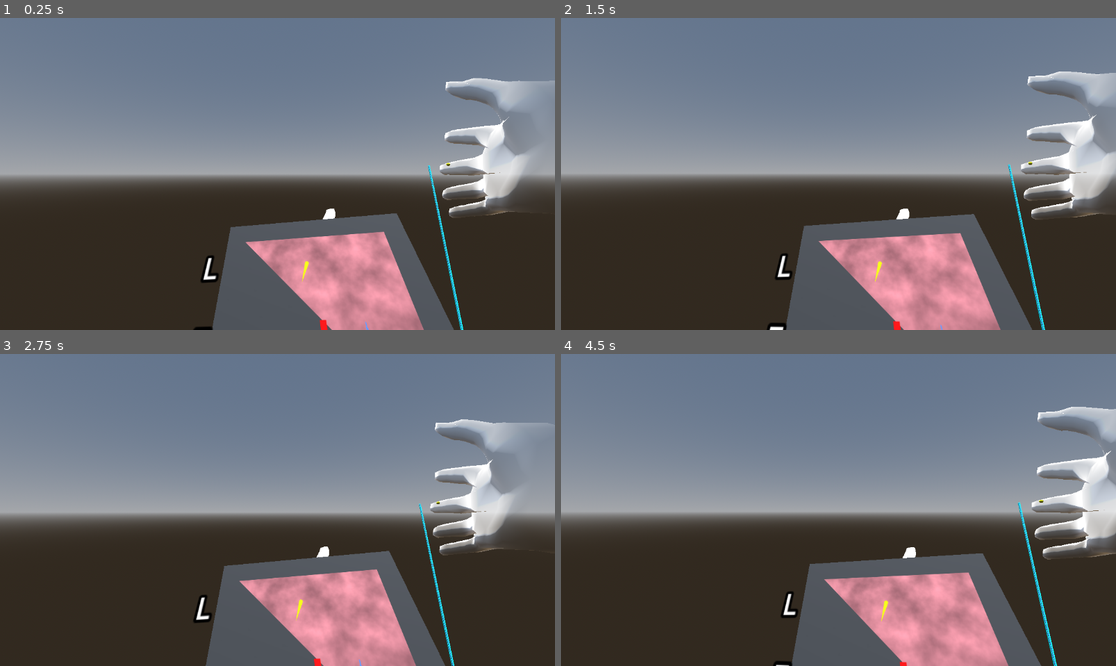
Above: before the commit, frames 1-4 (two rows, left to right).
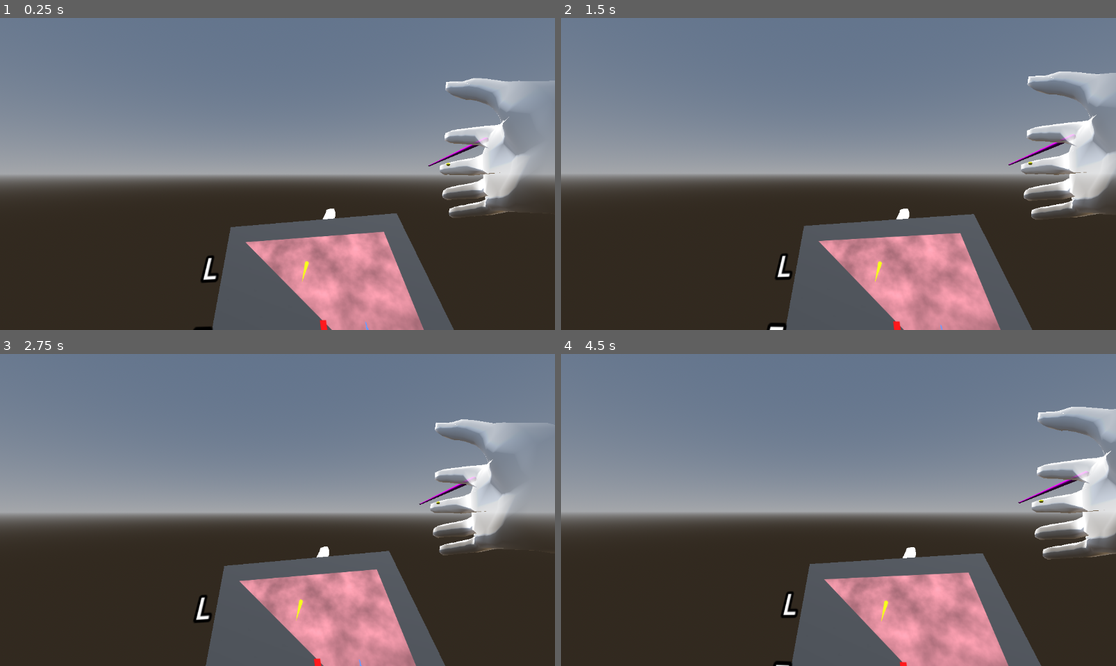
Above: after the commit, the same moments.

Repository: goatchurchprime/vrnailbar
Game: Godot game, scene res://main.tscn
Two runs of this game, one before a commit and one after it. Both use one fixed random seed, a clock stepped at 60 frames per second and the inputs below.
Inputs (mouse positions are in pixels of both pictures, inside the frame that each line leads up to):
- Up to frame 1 (0.25 s): no input
- Up to frame 2 (1.5 s): tap Enter at 0.5 s; move the mouse to (866, 174) at 0.52 s; hold W from 0.53 s (still down); tap P at 0.6 s; click (866, 174) at 0.67 s; tap Space at 1.25 s; move the mouse to (810, 174) at 1.27 s; tap 1 at 1.35 s
- Up to frame 3 (2.75 s): keep holding W; tap Enter at 2 s; move the mouse to (288, 503) at 2.02 s; tap 2 at 2.1 s
- Up to frame 4 (4.5 s): keep holding W; tap Space at 2.75, 4.25 s; move the mouse to (832, 516) at 2.77 s; tap 3 at 2.85 s; click (832, 516) at 2.92 s; tap Enter at 3.5 s; move the mouse to (877, 513) at 3.52 s; tap 4 at 3.6 s; move the mouse to (794, 506) at 4.27 s; tap 5 at 4.35 s

The runs differ from the first frame. In frame 1, 0.4% of the frame differs, in the area x 57-88%, y 38-100%; in frame 2, 0.4%; in frame 3, 0.4%; in frame 4, 0.4%, in the area x 82-96%, y 37-100%.
Error in both runs: Attempt to call function 'get_as_text' in base 'null instance' on a null instance. (res://addons/xr-autohandtracker/openxr_handdata.gd:68)

Commit message:
draw the brush tip onto the canvas as geometry

Diff:
--- a/brush.gd
+++ b/brush.gd
@@ -13,4 +13,19 @@
 	var brushtip = $BrushAngle/BrushActual.global_transform.origin
 	var brushtail = $BrushAngle/BrushActual.global_transform.origin + $BrushAngle/BrushActual.global_transform.basis.z*0.1
 	var planeinv = paintplane.global_transform.affine_inverse()
-	viewportbrush.brushpos(planeinv*brushtip, planeinv*brushtail)
+	var ppsca = paintplane.transform.basis.get_scale()
+
+	var bp0 = planeinv*brushtip
+	var bp1 = planeinv*brushtail
+	if bp0.z < 0 and bp1.z > 0:
+		var lam = inverse_lerp(bp0.z, bp1.z, 0.0)
+		var bpm = lerp(Vector2(bp0.x, bp0.y), Vector2(bp1.x, bp1.y), lam)
+		var bby = -Vector3(bp0.x - bpm.x, bp0.y - bpm.y, 0.0)
+		var bbb = Basis(-Vector3(bby.y, -bby.x, 0.0).normalized(), bby, Vector3(0,0,1))
+		var bbm = Vector3((bp0.x + bpm.x)*0.5, (bp0.y + bpm.y)*0.5, 0.0)
+		paintplane.get_node("brushtip").transform = Transform3D(bbb, bbm)
+		paintplane.get_node("brushtip").visible = true
+	else:
+		paintplane.get_node("brushtip").visible = false
+
+	viewportbrush.brushpos(bp0, bp1)
--- a/main.tscn
+++ b/main.tscn
@@ -68,7 +68,7 @@
 albedo_color = Color(1, 1, 0.0235294, 1)
 
 [sub_resource type="CylinderMesh" id="CylinderMesh_pas3g"]
-top_radius = 0.01
+top_radius = 0.004
 bottom_radius = 0.001
 height = 0.1
 
@@ -87,6 +87,15 @@
 resource_local_to_scene = true
 albedo_texture = SubResource("ViewportTexture_t2emt")
 
+[sub_resource type="CylinderMesh" id="CylinderMesh_oymru"]
+top_radius = 0.01
+bottom_radius = 0.001
+height = 1.0
+
+[sub_resource type="StandardMaterial3D" id="StandardMaterial3D_y5nf6"]
+transparency = 1
+albedo_color = Color(0.533333, 0.443137, 0.301961, 0.592157)
+
 [sub_resource type="SphereMesh" id="SphereMesh_7pdvy"]
 radius = 0.1
 height = 0.2
@@ -167,6 +176,7 @@
 surface_material_override/0 = SubResource("StandardMaterial3D_sq61f")
 
 [node name="ElasticWire" type="Node3D" parent="."]
+visible = false
 script = ExtResource("10_g2p35")
 
 [node name="Rod" type="MeshInstance3D" parent="ElasticWire"]
@@ -264,6 +274,11 @@
 
 [node name="Label3D" parent="ViewportMesh/ButtonE" index="0"]
 text = "E"
+
+[node name="brushtip" type="MeshInstance3D" parent="ViewportMesh"]
+transform = Transform3D(1, 0, 0, 0, 0.1, 0, 0, 0, 1, 0, 0, 0)
+mesh = SubResource("CylinderMesh_oymru")
+surface_material_override/0 = SubResource("StandardMaterial3D_y5nf6")
 
 [node name="OmniLight3D" type="OmniLight3D" parent="."]
 transform = Transform3D(1, 0, 0, 0, 1, 0, 0, 0, 1, 0.317839, 1.71884, -0.779254)
Not shown: 1 places in main.tscn that only renumber resources
